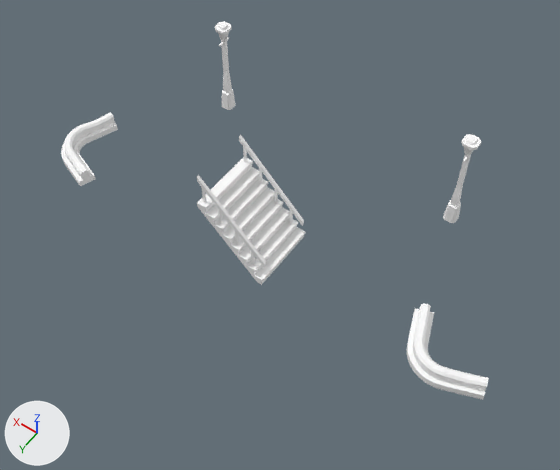
What one commit did to the glTF model models/combinations/combo-landscape-steps.glb.
One viewpoint serves both versions: a 50 mm camera at (-4.1, 5.12, 8.55) aimed at (-0.45, 0.01, 0.53). The axes (+X, +Y, +Z) are drawn at lower left. The lights are the same throughout. The picture after the commit comes second. Where no turn or scale is listed for an object, it has been applied to the vertices.

Objects in the first picture: 'asset-017_3', 'asset-017_4', 'asset-054_1', 'asset-054_2', 'asset-057_0'.
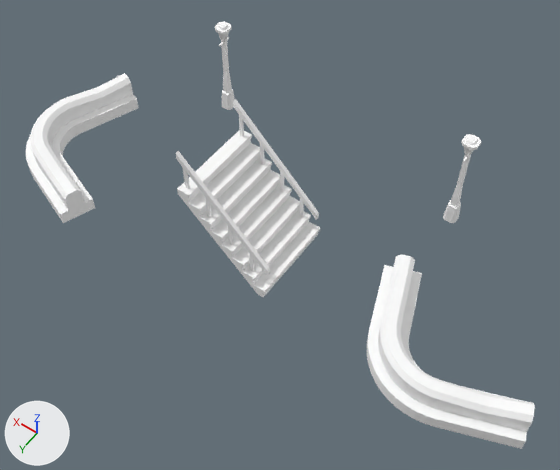
Where the newer file only moved an object's origin or applied its transform, the numbers keep the older frame.

Where the change shows, as pixel boxes (x1, y1, x2, y2) in the pictures (560 x 470 px):
'00_asset-057__mesh_00', added: after (176, 99, 320, 297)
'01_asset-054__mesh_00', added: after (367, 254, 535, 449)
'asset-057_0', deleted: before (197, 135, 306, 285)
'02_asset-054__mesh_00', added: after (26, 73, 139, 223)
'asset-054_1', deleted: before (407, 303, 489, 400)
'asset-054_2', deleted: before (61, 112, 118, 186)

The change in detail:
Mesh me_02_asset_054__geom_00 is new.
It has 158 vertices, 280 faces and spans x -0.77..1.0, y -1.28..1.28, z 0.0..0.5.
It uses material mat_colormap (white #ffffff).
Mesh me_01_asset_054__geom_00 is new.
It has 158 vertices, 280 faces and spans x -1.28..1.28, y -0.77..1.0, z 0.0..0.5.
It uses material mat_colormap (white #ffffff).
Mesh me_00_asset_057__geom_00 is new.
It has 150 vertices, 272 faces and spans x -0.66..0.66, y -0.65..0.65, z 0.0..1.88.
It uses material mat_colormap (white #ffffff).
Object 'asset-057_0' (ob_asset_057_0) is deleted.
Object 'asset-054_1' (ob_asset_054_1) is deleted.
Object 'asset-054_2' (ob_asset_054_2) is deleted.
Object '02_asset-054__mesh_00' (ob_02_asset_054__mesh_00) is new; it shows me_02_asset_054__geom_00.
Its location is (3.0, 0.0, 0.0).
Object '01_asset-054__mesh_00' (ob_01_asset_054__mesh_00) is new; it shows me_01_asset_054__geom_00.
Its location is (-3.0, 0.0, 0.0).
Object '00_asset-057__mesh_00' (ob_00_asset_057__mesh_00) is new; it shows me_00_asset_057__geom_00.
Its location is (0.0, 0.0, 0.0).
